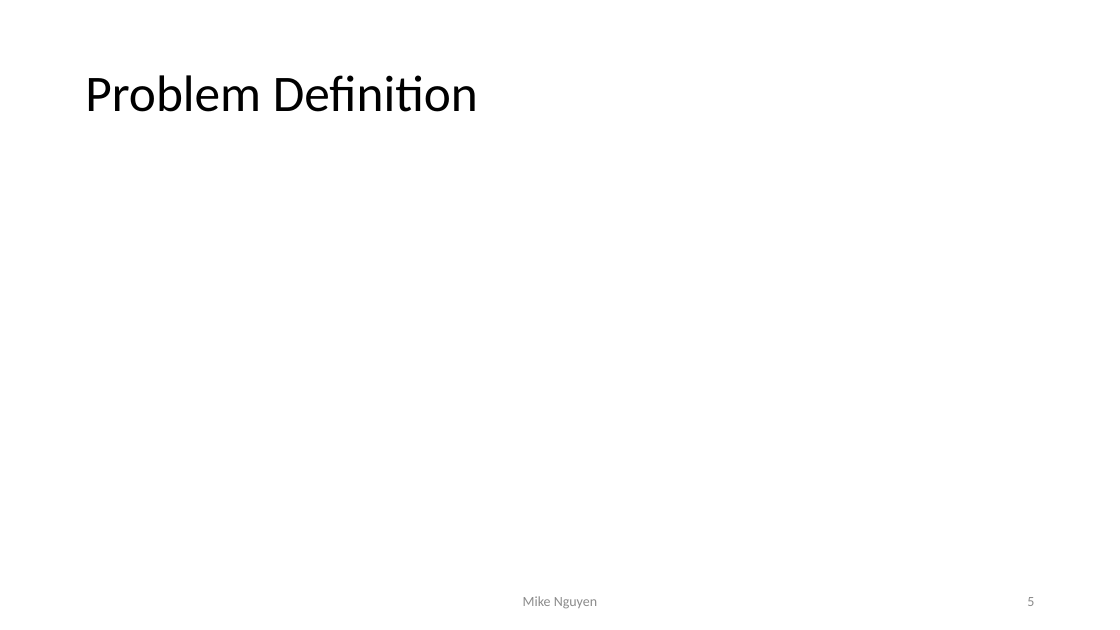
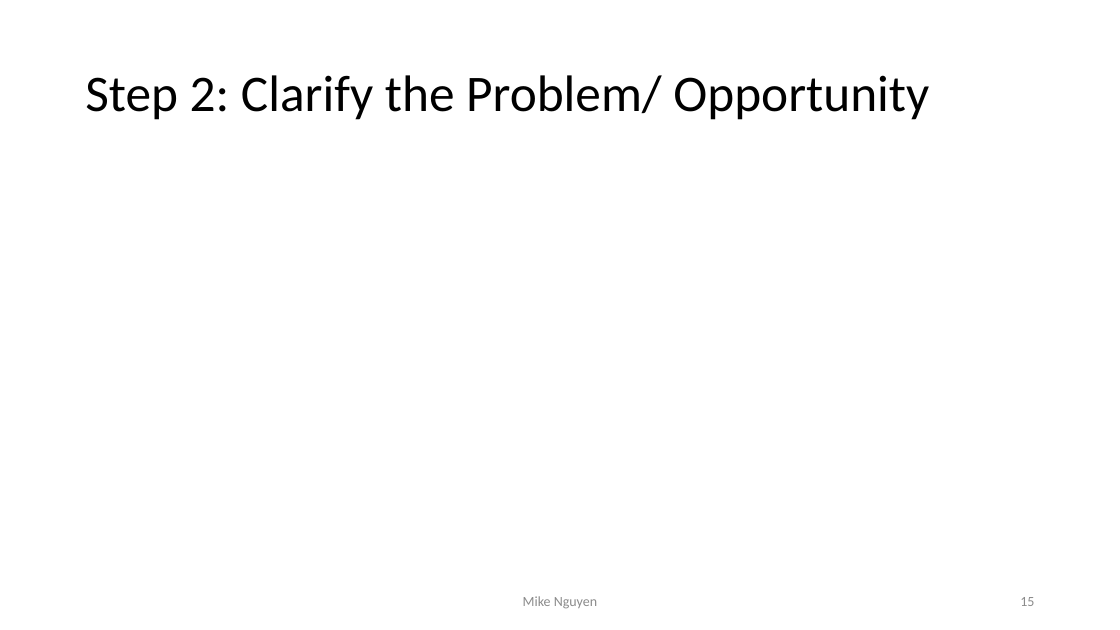
Before and after one commit to mikenguyen13/mar4050, a slide deck: slide 15 of lectures/2/Marketing Research Process.pptx (slide 5 before the commit). Drawn at 1120x630 pixels with LibreOffice and Linux fonts; fonts in the diff are those of the drawing. Boxes give left, top, right and bottom in pixels: in the first picture for what was removed or moved away, otherwise in the second. Text is boxed around its words. In the diff, an @@ line names an element or a change of style, - is before the commit and + after.

```diff
--- a/lectures/2/Marketing Research Process.pptx
+++ b/lectures/2/Marketing Research Process.pptx
@@ title at [85,75,929,120]: text changed @@
-Problem Definition
+Step 2: Clarify the Problem/ Opportunity
@@ page number at [1020,597,1034,606]: text changed @@
-5
+15
```
Also in this commit, not shown: 4 other slides changed, 14 slides added, 18 other files.
